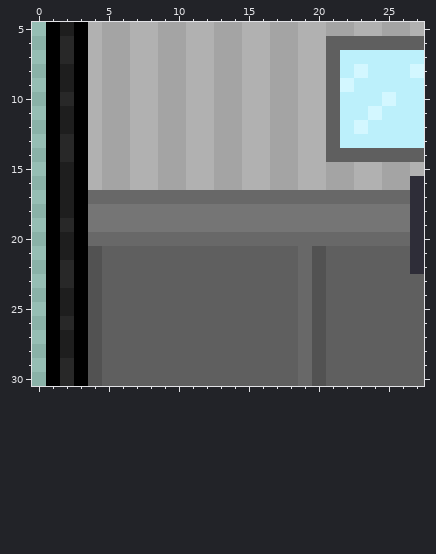
Two states of a pixel-art file, Kirill/Sprites/Preview.aseprite. This is how it looked before the edit.
182x88 pixels, 1 frame. Colours within 5 levels of each other are drawn and written as one. Shown: x 0..27, y 5..30.
The same view after the edit:
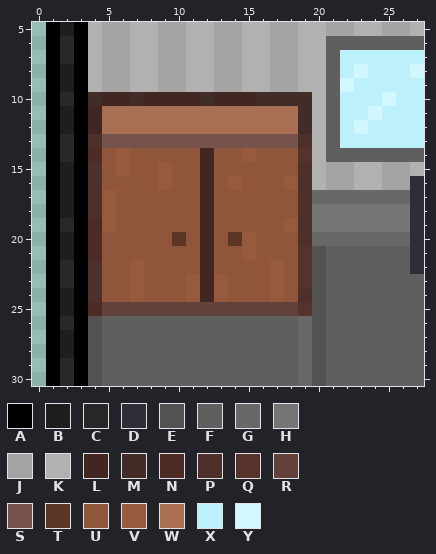
Palette (. is transparent): A #000000  B #1e1e1e  C #282828  D #2e2d38  E #525252  F #5f5f5f  G #686868  H #757575  J #a4a4a4  K #b1b1b1  L #412622  M #412c28  N #4e2a24  P #4e302b  Q #56322c  R #63413b  S #75524c  T #5b3625  U #8f563b  V #975a3d  W #a96f53  X #bcf0fb  Y #d3f7ff
The exact change:
@@ x 0..27 @@
  9 .ABAKJJKKJJKKJJKKJJKKFYXXXXX
-10 .ACAKJJKKJJKKJJKKJJKKFXXXYXX
-11 .ABAKJJKKJJKKJJKKJJKKFXXYXXX
-12 .ABAKJJKKJJKKJJKKJJKKFXYXXXX
-13 .ACAKJJKKJJKKJJKKJJKKFXXXXXX
-14 .ACAKJJKKJJKKJJKKJJKKFFFFFFF
-15 .ABAKJJKKJJKKJJKKJJKKJJKKJJK
-16 .ABAKJJKKJJKKJJKKJJKKJJKKJJD
-17 .ABAGGGGGGGGGGGGGGGGGGGGGGGD
-18 .ABAHHHHHHHHHHHHHHHHHHHHHHHD
-19 .ACAHHHHHHHHHHHHHHHHHHHHHHHD
-20 .ABAGGGGGGGGGGGGGGGGGGGGGGGD
-21 .ABAEFFFFFFFFFFFFFFGEFFFFFFD
-22 .ACAEFFFFFFFFFFFFFFGEFFFFFFD
-23 .ACAEFFFFFFFFFFFFFFGEFFFFFFF
-24 .ABAEFFFFFFFFFFFFFFGEFFFFFFF
-25 .ABAEFFFFFFFFFFFFFFGEFFFFFFF
+10 .ACAMLLMLLLLMLLLMMMMKFXXXYXX
+11 .ABALWWWWWWWWWWWWWWMKFXXYXXX
+12 .ABALWWWWWWWWWWWWWWMKFXYXXXX
+13 .ACAPSSSSSSSSSSSSSSPKFXXXXXX
+14 .ACANUVUUUUULUUVUUUQKFFFFFFF
+15 .ABAPUVUUVUULUUUUUUPKJJKKJJK
+16 .ABAPUUUUVUULUVUUUVPKJJKKJJD
+17 .ABAPVUUUUUULUUUUUUPGGGGGGGD
+18 .ABAPVUUUUUULUUUUUUPHHHHHHHD
+19 .ACANVUUUUUULUUUUUVPHHHHHHHD
+20 .ABANUUUUUTULUTVUUUPGGGGGGGD
+21 .ABANUUUUUUULUUVUUUQEFFFFFFD
+22 .ACAPUUVUUUULUUUUVUQEFFFFFFD
+23 .ACAPUUVUUUVLVUUUVUQEFFFFFFF
+24 .ABAPUUVUUUVLVUUUVUPEFFFFFFF
+25 .ABANRRRRRRRRRRRRRRQEFFFFFFF
 26 .ACAEFFFFFFFFFFFFFFGEFFFFFFF
Where, in picture pixels (left, top, right, bottom), the same in both pictures:
changed: (88, 92, 312, 316)
